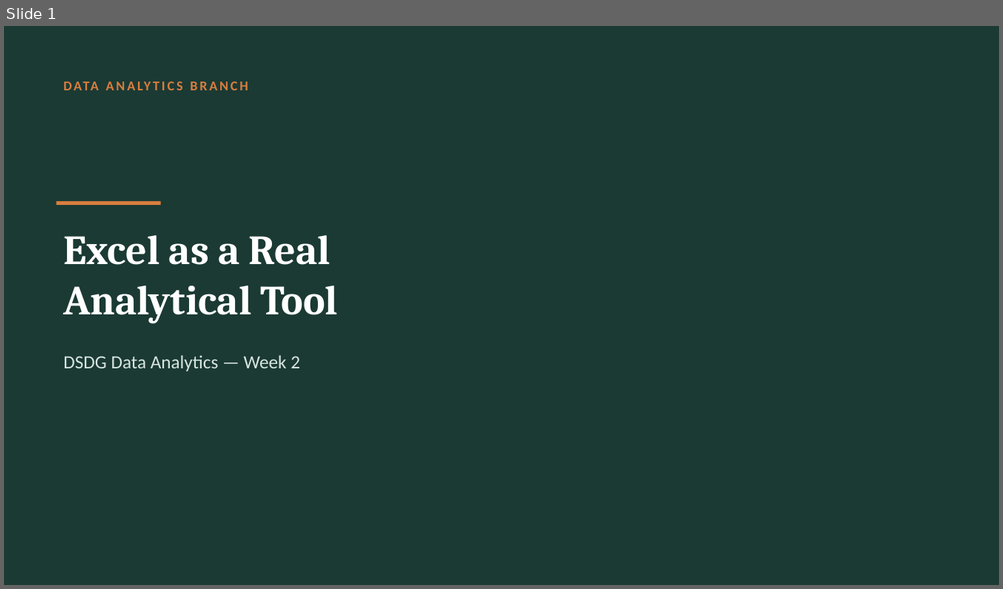
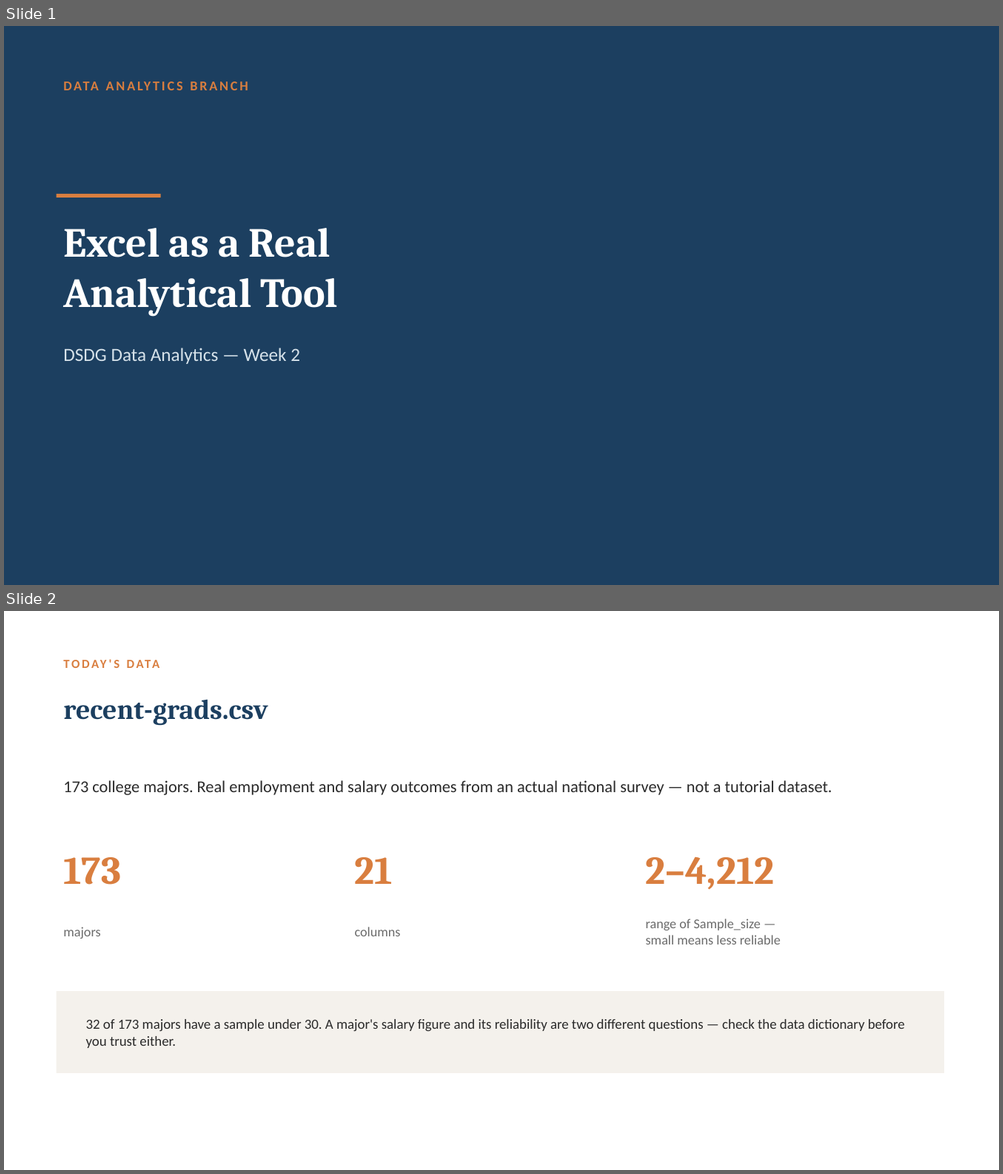
Before and after one commit to Zahi-Rahman/DSDG-Data-Analytics-Branch, a slide deck: week-02-excel/slides/week-02-slides.pptx. Shown one above the other, each under a label of ours: slide 1 before the commit, slides 1 and 2 after it. The pictures are 1003x589 and 1003x1174 pixels, drawn with LibreOffice and Linux fonts; fonts in the diff are those of the drawing. Boxes give left, top, right and bottom in pixels: in the first picture for what was removed or moved away, otherwise in the second. Text is boxed around its words. In the diff, an @@ line names an element or a change of style, - is before the commit and + after.

Commit message:
Week 2: add Excel cheat sheet, rewrite in plainer voice, recolor slides

```diff
--- a/week-02-excel/slides/week-02-slides.pptx
+++ b/week-02-excel/slides/week-02-slides.pptx
@@ slide 2 added at (x1=4, y1=611, x2=999, y2=1170), background #FFFFFF @@
@@ text added at (x1=114, y1=660, x2=805, y2=1029), 12 pt, text #D97E3F, bold @@
+TODAY'S DATA
@@ text added at (x1=63, y1=699, x2=267, y2=725), 27 pt, text #1C3F60, bold @@
+recent-grads.csv
@@ text added at (x1=63, y1=780, x2=832, y2=795), 16 pt, text #2A2A2A @@
+173 college majors. Real employment and salary outcomes from an actual national survey — not a tutorial dataset.
@@ text added at (x1=63, y1=857, x2=121, y2=885), 38 pt, text #D97E3F, bold @@
+173
@@ text added at (x1=355, y1=857, x2=392, y2=884), 38 pt, text #D97E3F, bold @@
+21
@@ text added at (x1=646, y1=857, x2=774, y2=890), 38 pt, text #D97E3F, bold @@
+2–4,212
@@ text added at (x1=646, y1=919, x2=780, y2=945), 13 pt, text #6B6B6B @@
+range of Sample_size —
+small means less reliable
@@ text added at (x1=63, y1=927, x2=100, y2=939), 13 pt, text #6B6B6B @@
+majors
@@ text added at (x1=355, y1=927, x2=401, y2=937), 13 pt, text #6B6B6B @@
+columns
@@ rectangle added at (x1=57, y1=991, x2=944, y2=1073), fill #F4F1EC @@
@@ text added at (x1=86, y1=1019, x2=905, y2=1048), 13.5 pt, text #2A2A2A @@
+32 of 173 majors have a sample under 30. A major's salary figure and its reliability are two different questions — check the data dictionary before you trust either.
@@ slide 1 changed as well @@
@@ background #1B3A34 to #1C3F60 @@
@@ 2 texts, 1 rectangle moved together from (x1=57, y1=201, x2=338, y2=369) to (x1=57, y1=194, x2=338, y2=361) @@
@@ text "DSDG Data Analytics — Week ..." at (x1=63, y1=348, x2=300, y2=361): text colour #D8E4E0 to #D6E2EA @@
```
Also in this commit, not shown: 5 other slides changed, 2 slides removed, 3 other files.
